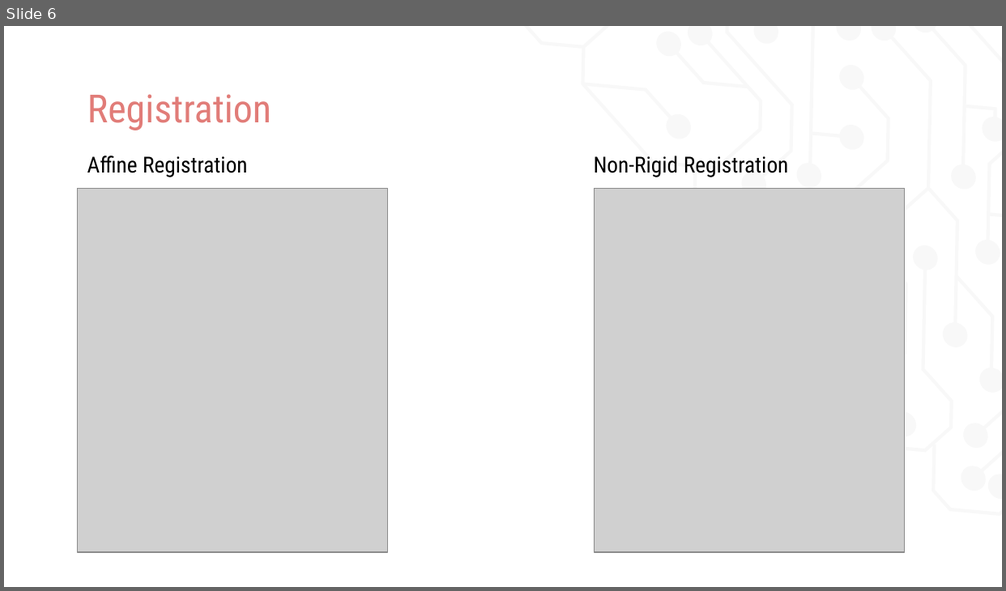
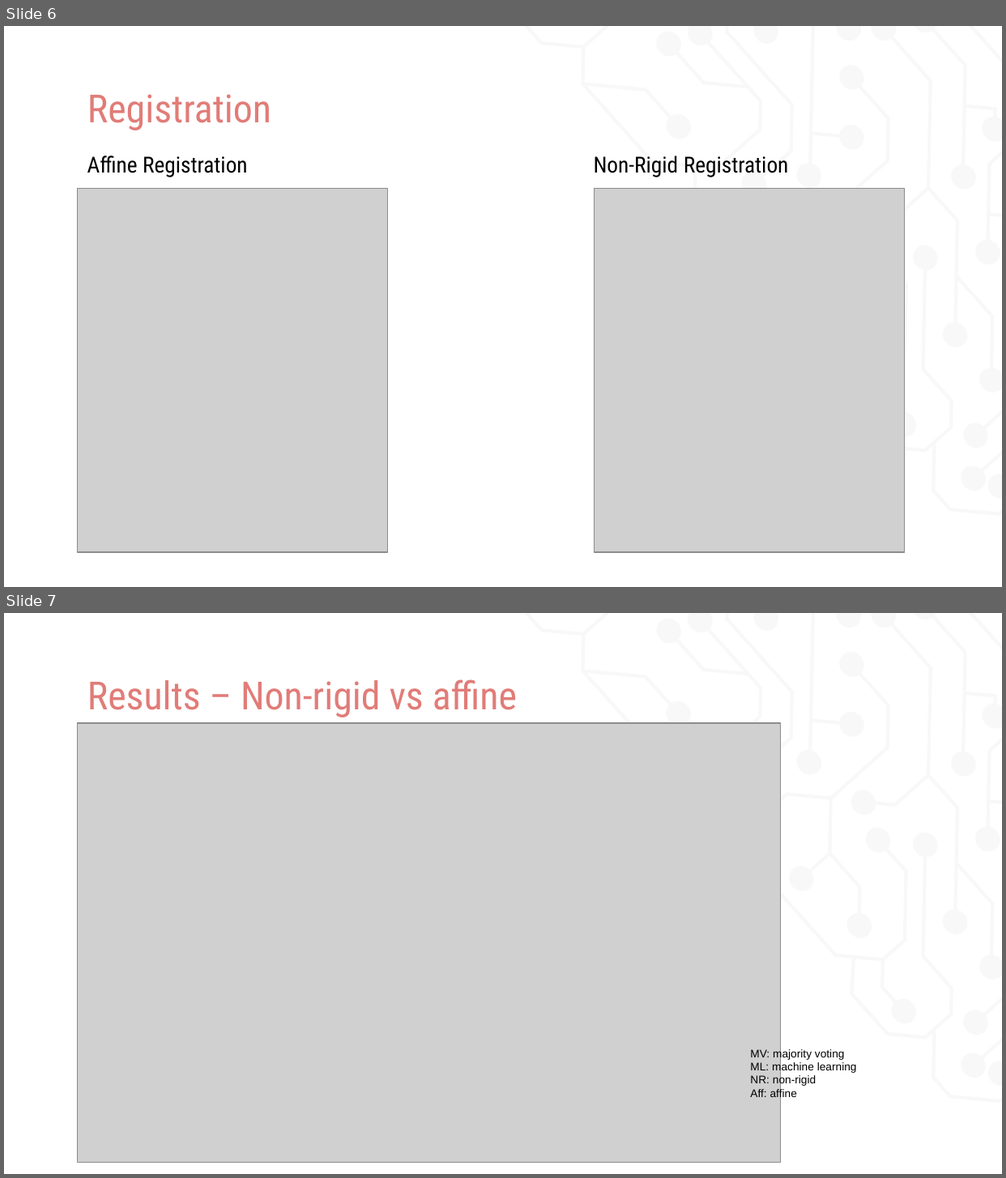
Before and after one commit to uro1012/MIALab, a slide deck: presentation/Presentation.pptx. Shown one above the other, each under a label of ours: slide 6 before the commit, slides 6 and 7 after it. The pictures are 1006x591 and 1006x1178 pixels, drawn with LibreOffice and Linux fonts; fonts in the diff are those of the drawing; grey boxes stand for pictures. Boxes give left, top, right and bottom in pixels: in the first picture for what was removed or moved away, otherwise in the second. Text is boxed around its words. In the diff, an @@ line names an element or a change of style, - is before the commit and + after.

Commit message:
updated outlook and results for final presentation

```diff
--- a/presentation/Presentation.pptx
+++ b/presentation/Presentation.pptx
@@ slide 7 added at (4, 613, 1002, 1174), background #FFFFFF; not listed: 5 template elements that a slide beside it also shows @@
@@ title added at (87, 679, 517, 717), 28 pt, text #E17C78 @@
+Results – Non-rigid vs affine
@@ picture added at (78, 723, 780, 1162) @@
@@ text added at (750, 1049, 857, 1100), 8 pt, text #000000 @@
+MV: majority voting
+ML: machine learning
+NR: non-rigid
+Aff: affine
```
Also in this commit, not shown: 2 slides changed, 2 other slides added, 2 slides removed.
